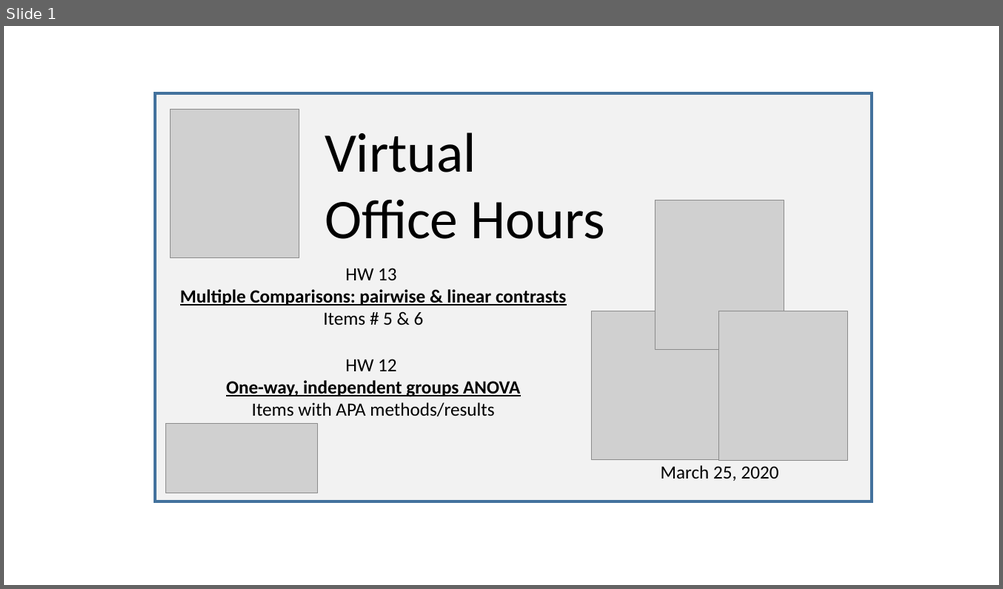
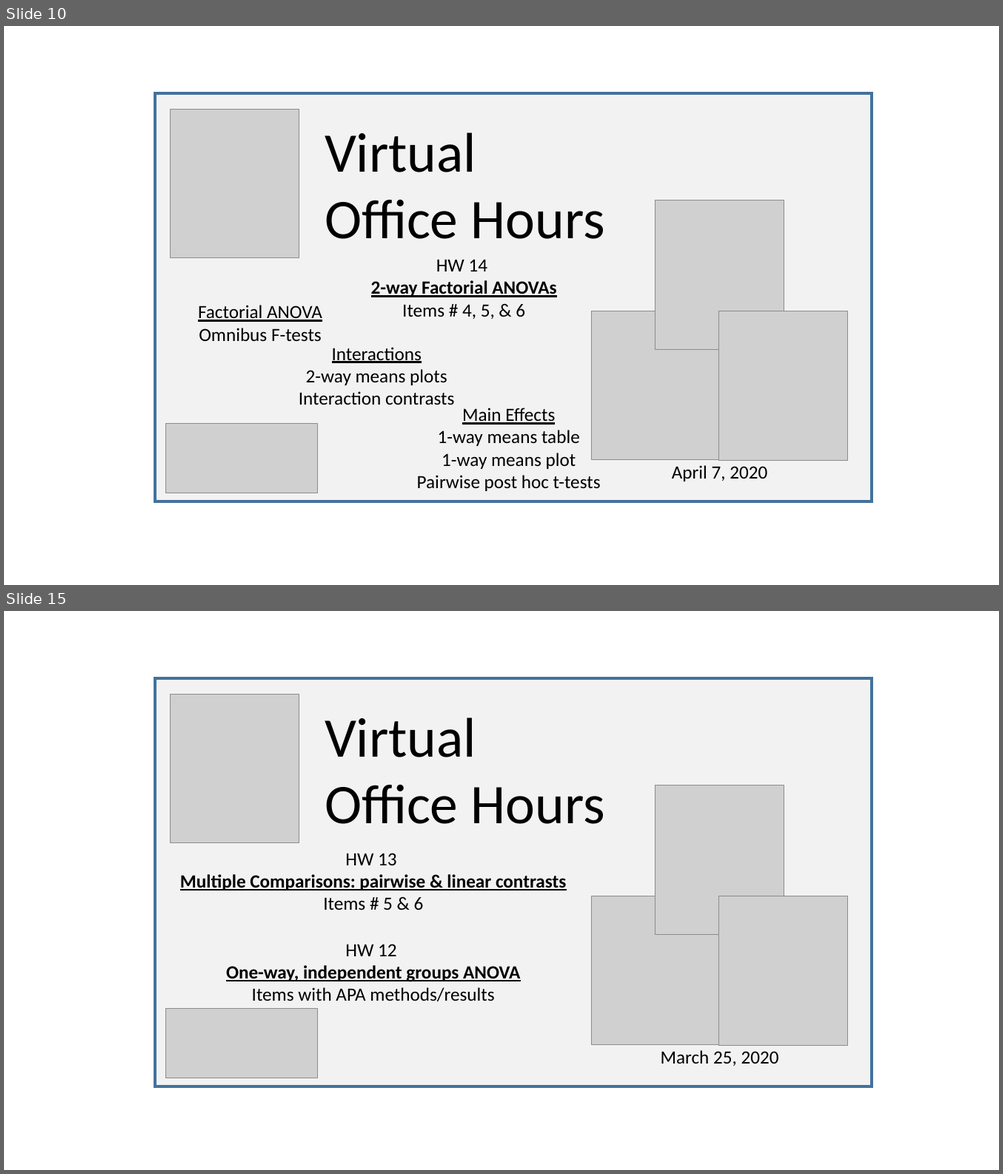
Before and after one commit to SarBearSchwartz/SarBearSchwartz.github.io, a slide deck: public/img/youtube_thumbnails/video_thumbnail_building.pptx. Shown one above the other, each under a label of ours: slide 1 before the commit, slides 10 and 15 after it; the slides between them are not shown. The pictures are 1003x589 and 1003x1174 pixels, drawn with LibreOffice and Linux fonts; fonts in the diff are those of the drawing; grey boxes stand for pictures. Boxes give left, top, right and bottom in pixels: in the first picture for what was removed or moved away, otherwise in the second. Text is boxed around its words. In the diff, an @@ line names an element or a change of style, - is before the commit and + after.

```diff
--- a/public/img/youtube_thumbnails/video_thumbnail_building.pptx
+++ b/public/img/youtube_thumbnails/video_thumbnail_building.pptx
@@ slide 10 added at [4, 26, 999, 585], background #FFFFFF @@
@@ rectangle added at [156, 93, 872, 502], fill #F2F2F2, outline #43739E 3 pt @@
@@ picture added at [170, 110, 299, 259] @@
@@ text added at [324, 133, 605, 239], 54 pt, text #000000 @@
+Virtual
+Office Hours
@@ picture added at [655, 201, 785, 350] @@
@@ text added at [371, 259, 556, 319], 18 pt, text #000000, bold, underline @@
+HW 14
+2-way Factorial ANOVAs
+Items # 4, 5, & 6
@@ text added at [198, 305, 322, 342], 18 pt, text #000000, underline @@
+Factorial ANOVA
+Omnibus F-tests
@@ picture added at [591, 311, 720, 460] @@
@@ picture added at [719, 312, 848, 461] @@
@@ text added at [299, 347, 454, 405], 18 pt, text #000000 @@
+Interactions
+2-way means plots
+Interaction contrasts
@@ picture added at [166, 423, 317, 493] @@
@@ text added at [417, 408, 600, 491], 18 pt, text #000000 @@
+Main Effects
+1-way means table
+1-way means plot
+Pairwise post hoc t-tests
@@ text added at [671, 466, 767, 482], 18 pt, text #000000 @@
+April 7, 2020
@@ what was slide 1 is now slide 15 @@
```
Also in this commit, not shown: 13 other slides added, 20 other files.
